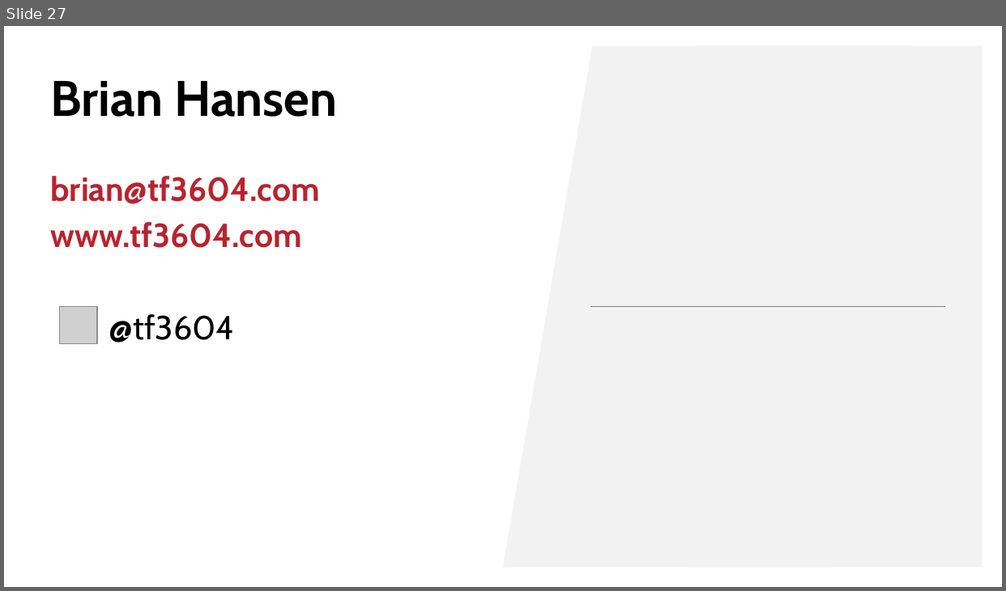
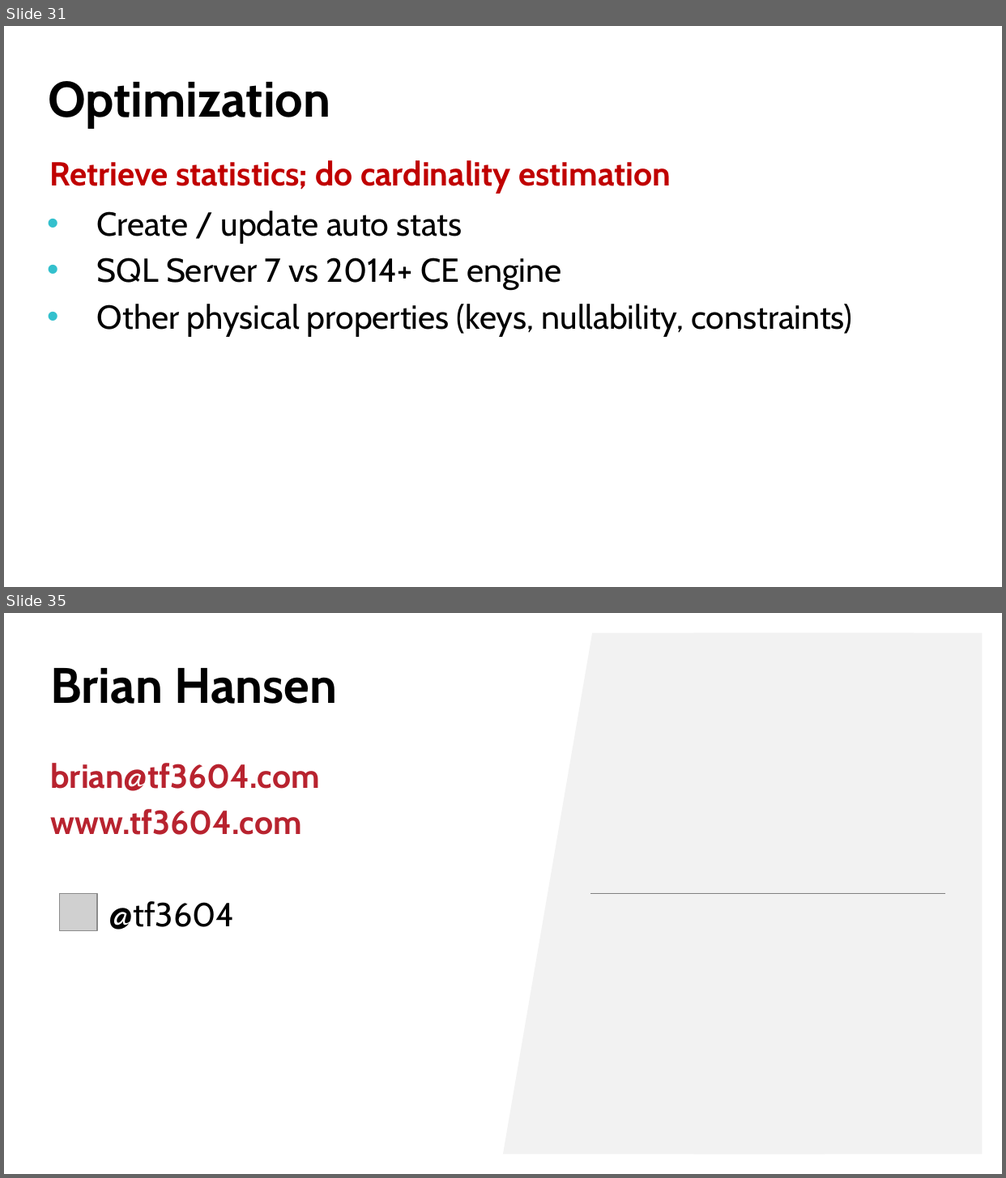
Before and after one commit to tf3604/OptimizerPresentation, a slide deck: Hansen - Get Your Optimizer to Give up All Its Secrets.pptx. Shown one above the other, each under a label of ours: slide 27 before the commit, slides 31 and 35 after it; the slides between them are not shown. The pictures are 1006x591 and 1006x1178 pixels, drawn with LibreOffice and Linux fonts; fonts in the diff are those of the drawing; grey boxes stand for pictures; background and template pictures are left out. Boxes give left, top, right and bottom in pixels: in the first picture for what was removed or moved away, otherwise in the second. Text is boxed around its words. In the diff, an @@ line names an element or a change of style, - is before the commit and + after.

Commit message:
Add Optimization section to slides.

```diff
--- a/Hansen - Get Your Optimizer to Give up All Its Secrets.pptx
+++ b/Hansen - Get Your Optimizer to Give up All Its Secrets.pptx
@@ slide 31 added at [4,26,1002,587], background picture (left out) @@
@@ title added at [48,81,330,128], 36 pt, text #000000, bold @@
+Optimization
@@ text added at [50,160,671,194], 24 pt, text #C00000, bold @@
+Retrieve statistics; do cardinality estimation
@@ text added at [97,211,852,337], 24 pt, text #000000 @@
+  • Create / update auto stats
+  • SQL Server 7 vs 2014+ CE engine
+  • Other physical properties (keys, nullability, constraints)
@@ what was slide 27 is now slide 35 @@
```
Also in this commit, not shown: 7 other slides added.
